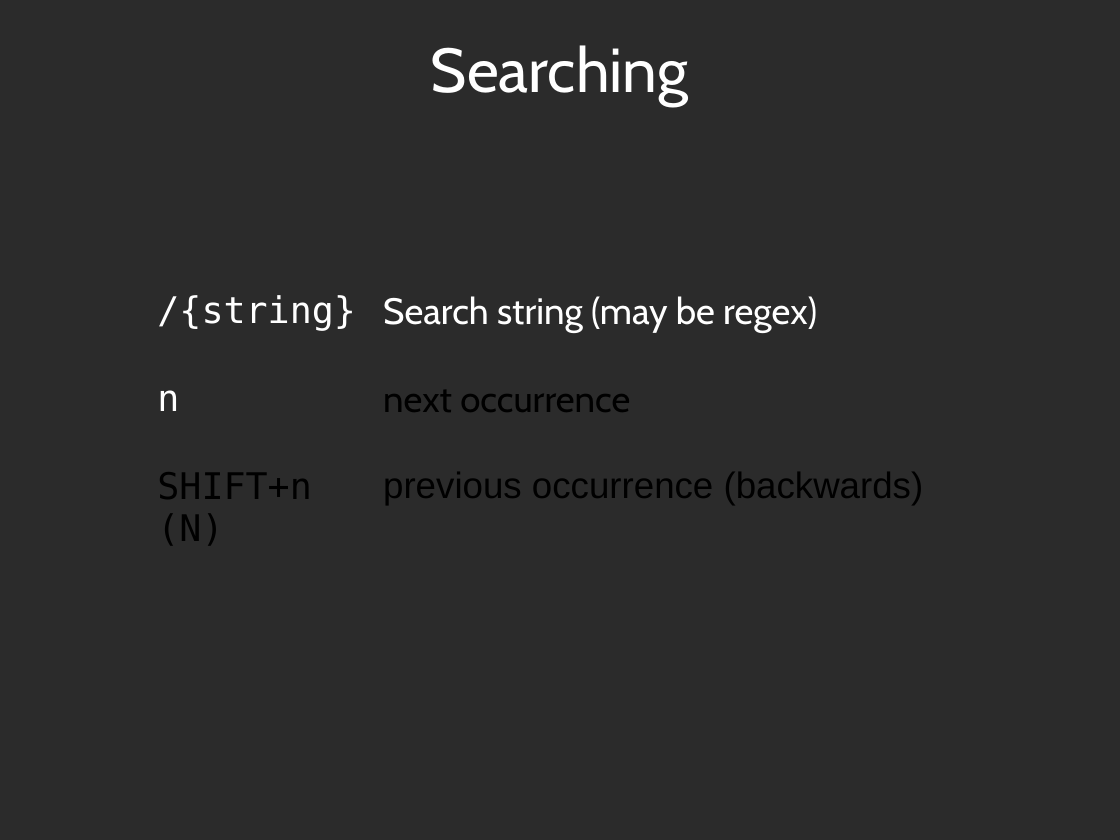
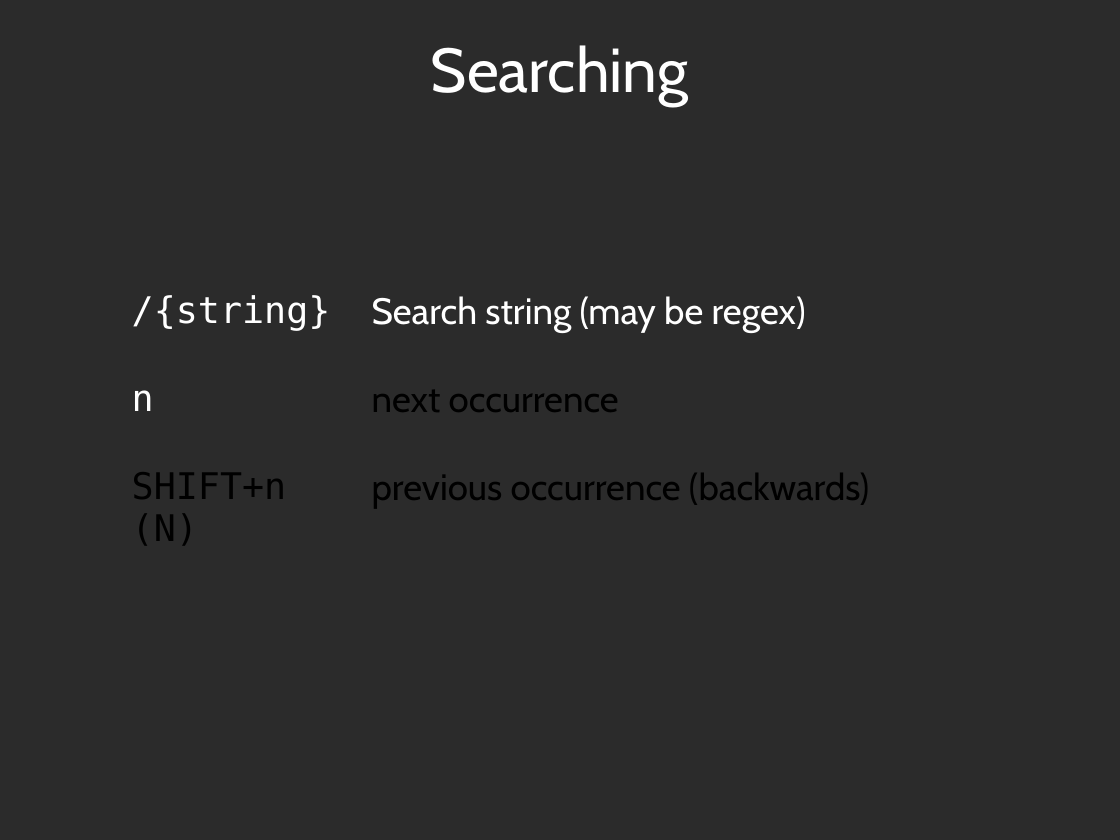
Before and after one commit to aswen/vim-workshop, a slide deck: slide 40 of presentation/vim.odp. Drawn at 1120x840 pixels with LibreOffice and Linux fonts; fonts in the diff are those of the drawing; background and template pictures are left out; a plain dark background stands for a picture behind light text. Boxes give left, top, right and bottom in pixels: in the first picture for what was removed or moved away, otherwise in the second. Text is boxed around its words. In the diff, an @@ line names an element or a change of style, - is before the commit and + after.

```diff
--- a/presentation/vim.odp
+++ b/presentation/vim.odp
@@ table at (x1=122, y1=285, x2=999, y2=557) @@
@@ font Arial to Cabin in "previous occurrence (backwards)" @@
@@ table resized from (x1=147, y1=285, x2=973, y2=557) to (x1=122, y1=285, x2=999, y2=557) @@
```
Also in this commit, not shown: 3 other slides changed, 1 slide removed, 1 other file.
